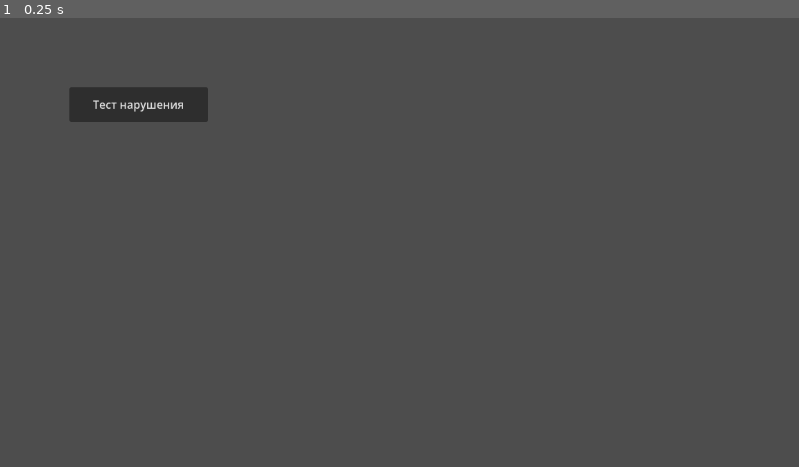
Above: before the commit, frame 1.
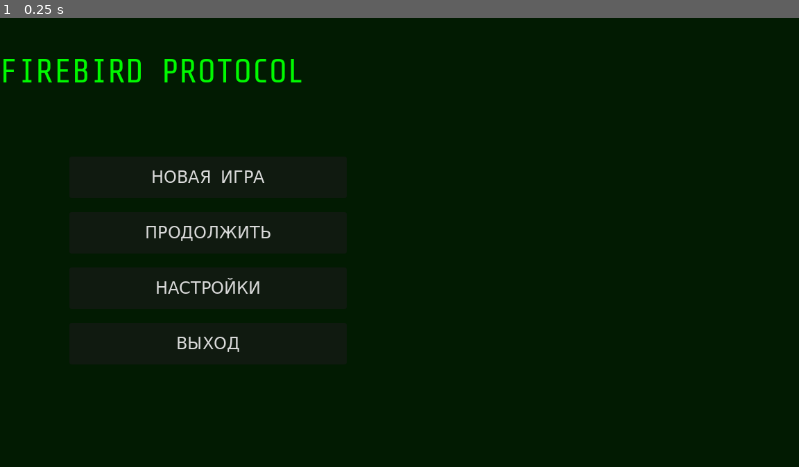
Above: after the commit, the same moment.

Repository: shabalingv-rgb/firebird-protocol
Game: Godot game, scene res://scenes/main_menu/main_menu.tscn.tscn
Two runs of this game, one before a commit and one after it. Both use one fixed random seed, a clock stepped at 60 frames per second and the inputs below.
Inputs:
- Up to frame 1 (0.25 s): no input

The runs differ from the first frame. In frame 1, 100% of the frame differs, in the area x 0-100%, y 0-100%.

Commit message:
add buttons on main menu
Добавил в главное меню название игры, кнопки, добавлены цвета и настроено мерцание яркости

Diff:
--- /dev/null
+++ b/assets/themes/retro_theme.tres
@@ -0,0 +1,7 @@
+[gd_resource type="Theme" format=3 uid="uid://7vufr44i5vp4"]
+
+[ext_resource type="FontFile" uid="uid://22vjy0hqitr2" path="res://assets/fonts/ShareTechMono-Regular.ttf" id="1_8ysnc"]
+
+[resource]
+default_font = ExtResource("1_8ysnc")
+default_font_size = 24
--- /dev/null
+++ b/scenes/main_menu/main_menu.gd
@@ -0,0 +1,46 @@
+extends Control
+
+var flicker_timer: float = 0.0
+var flicker_enabled: bool = true
+
+func _ready():
+	# Подключаем кнопки
+	$NewGame.pressed.connect(_on_new_game_pressed)
+	$ContGame.pressed.connect(_on_continue_game_pressed)
+	$OptGame.pressed.connect(_on_settings_pressed)
+	$ExitGame.pressed.connect(_on_exit_pressed)
+
+func _process(delta):
+	if flicker_enabled:
+		flicker_timer += delta
+		if flicker_timer > 0.1:  # Мерцание каждые 0.1 секунды
+			flicker_timer = 0.0
+			# Случайное небольшое изменение прозрачности
+			var flicker = randf_range(0.95, 1.0)
+			modulate.a = flicker
+
+func _on_new_game_pressed():
+	print("Запуск новой игры...")
+	# Сброс нарушений для новой игры
+	GameState.reset_violations()
+	GameState.current_day = 0
+	# Переход к сцене "Нулевого дня" (пока заглушка)
+	# get_tree().change_scene_to_file("res://scenes/tutorial/day_zero.tscn")
+
+func _on_continue_game_pressed():
+	print("Продолжение игры...")
+	# Проверка наличия сохранения
+	if FileAccess.file_exists("user://save_state.json"):
+		GameState.load_game_state()
+		print("Загрузка с дня: ", GameState.current_day)
+		# Переход к последней сцене
+	else:
+		print("Сохранение не найдено!")
+
+func _on_settings_pressed():
+	print("Настройки...")
+	# get_tree().change_scene_to_file("res://scenes/settings.tscn")
+
+func _on_exit_pressed():
+	print("Выход из игры...")
+	get_tree().quit()
--- a/scenes/main_menu/main_menu.tscn.tscn
+++ b/scenes/main_menu/main_menu.tscn.tscn
@@ -1,23 +1,103 @@
 [gd_scene format=3 uid="uid://bhqq3awl7hoct"]
 
-[ext_resource type="Script" uid="uid://dy8ifwkjos0eo" path="res://scenes/main_menu/test_violation_btn.gd" id="1_avcq8"]
+[ext_resource type="Theme" uid="uid://7vufr44i5vp4" path="res://assets/themes/retro_theme.tres" id="1_3vgqe"]
+[ext_resource type="Script" uid="uid://laxgddnedisq" path="res://scenes/main_menu/main_menu.gd" id="2_w77py"]
 
-[node name="MainMenu_tscn" type="Node2D" unique_id=1525396192]
+[node name="MainMenu_tscn" type="Control" unique_id=1231158181]
+layout_mode = 3
+anchors_preset = 15
+anchor_right = 1.0
+anchor_bottom = 1.0
+grow_horizontal = 2
+grow_vertical = 2
+theme = ExtResource("1_3vgqe")
+script = ExtResource("2_w77py")
 
-[node name="TestViolationBtn" type="Button" parent="." unique_id=15207356]
+[node name="Background" type="ColorRect" parent="." unique_id=204536117]
+layout_mode = 1
+anchors_preset = 15
+anchor_right = 1.0
+anchor_bottom = 1.0
+grow_horizontal = 2
+grow_vertical = 2
+color = Color(0, 0.101960786, 0, 1)
+
+[node name="NewGame" type="Button" parent="." unique_id=15207356]
+layout_mode = 1
 anchors_preset = 8
 anchor_left = 0.5
 anchor_top = 0.5
 anchor_right = 0.5
 anchor_bottom = 0.5
-offset_left = 100.0
-offset_top = 100.0
-offset_right = 300.0
-offset_bottom = 150.0
+offset_left = -476.0
+offset_top = -124.0
+offset_right = -76.0
+offset_bottom = -64.0
 grow_horizontal = 2
 grow_vertical = 2
-text = "Тест нарушения"
-script = ExtResource("1_avcq8")
+text = "НОВАЯ ИГРА"
 
-[connection signal="pressed" from="TestViolationBtn" to="TestViolationBtn" method="_on_pressed"]
-[connection signal="pressed" from="TestViolationBtn" to="TestViolationBtn" method="_on_test_violation_btn_pressed"]
+[node name="ContGame" type="Button" parent="." unique_id=328415327]
+layout_mode = 1
+anchors_preset = 8
+anchor_left = 0.5
+anchor_top = 0.5
+anchor_right = 0.5
+anchor_bottom = 0.5
+offset_left = -476.0
+offset_top = -44.0
+offset_right = -76.0
+offset_bottom = 16.0
+grow_horizontal = 2
+grow_vertical = 2
+text = "ПРОДОЛЖИТЬ"
+
+[node name="OptGame" type="Button" parent="." unique_id=1829223132]
+layout_mode = 1
+anchors_preset = 8
+anchor_left = 0.5
+anchor_top = 0.5
+anchor_right = 0.5
+anchor_bottom = 0.5
+offset_left = -476.0
+offset_top = 36.0
+offset_right = -76.0
+offset_bottom = 96.0
+grow_horizontal = 2
+grow_vertical = 2
+text = "НАСТРОЙКИ"
+
+[node name="ExitGame" type="Button" parent="." unique_id=61328670]
+layout_mode = 1
+anchors_preset = 8
+anchor_left = 0.5
+anchor_top = 0.5
+anchor_right = 0.5
+anchor_bottom = 0.5
+offset_left = -476.0
+offset_top = 116.0
+offset_right = -76.0
+offset_bottom = 176.0
+grow_horizontal = 2
+grow_vertical = 2
+text = "ВЫХОД"
+
+[node name="TitleLabel" type="Label" parent="." unique_id=919231049]
+custom_minimum_size = Vector2(0, 50)
+layout_mode = 1
+offset_top = 50.0
+offset_right = 221.0
+offset_bottom = 100.0
+theme_override_colors/font_color = Color(0, 1, 0, 1)
+theme_override_font_sizes/font_size = 48
+text = "FIREBIRD PROTOCOL"
+horizontal_alignment = 1
+
+[connection signal="pressed" from="NewGame" to="NewGame" method="_on_pressed"]
+[connection signal="pressed" from="NewGame" to="NewGame" method="_on_test_violation_btn_pressed"]
+[connection signal="pressed" from="ContGame" to="ContGame" method="_on_pressed"]
+[connection signal="pressed" from="ContGame" to="ContGame" method="_on_test_violation_btn_pressed"]
+[connection signal="pressed" from="OptGame" to="OptGame" method="_on_pressed"]
+[connection signal="pressed" from="OptGame" to="OptGame" method="_on_test_violation_btn_pressed"]
+[connection signal="pressed" from="ExitGame" to="ExitGame" method="_on_pressed"]
+[connection signal="pressed" from="ExitGame" to="ExitGame" method="_on_test_violation_btn_pressed"]
Binary file added: assets/fonts/PressStart2P-Regular.ttf
Not shown, added: assets/fonts/PressStart2P-Regular.ttf.import
Binary file added: assets/fonts/ShareTechMono-Regular.ttf
Not shown, added: assets/fonts/ShareTechMono-Regular.ttf.import
Binary file added: assets/fonts/VT323-Regular.ttf
Not shown, added: assets/fonts/VT323-Regular.ttf.import
Not shown, added: scenes/main_menu/main_menu.gd.uid
